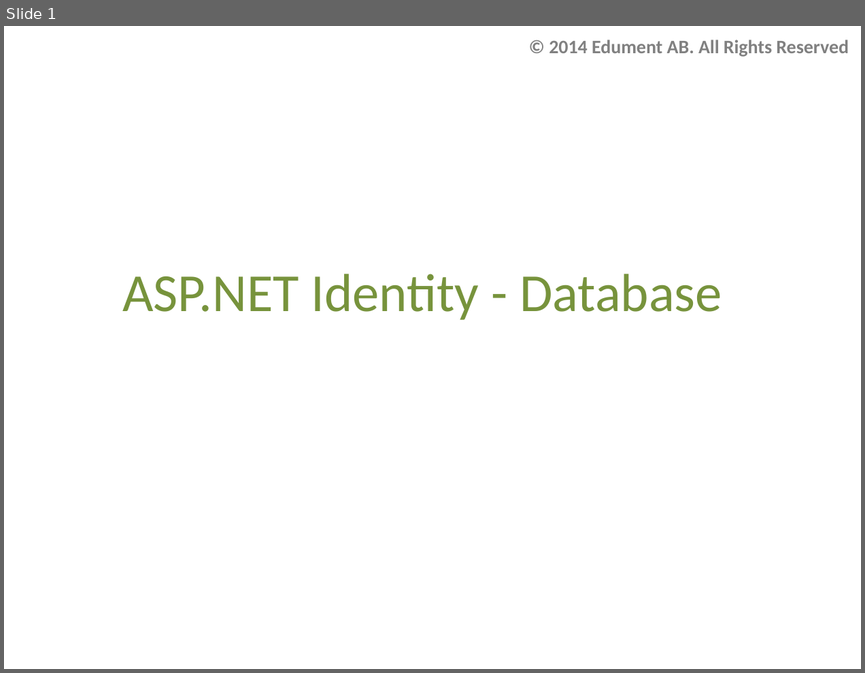
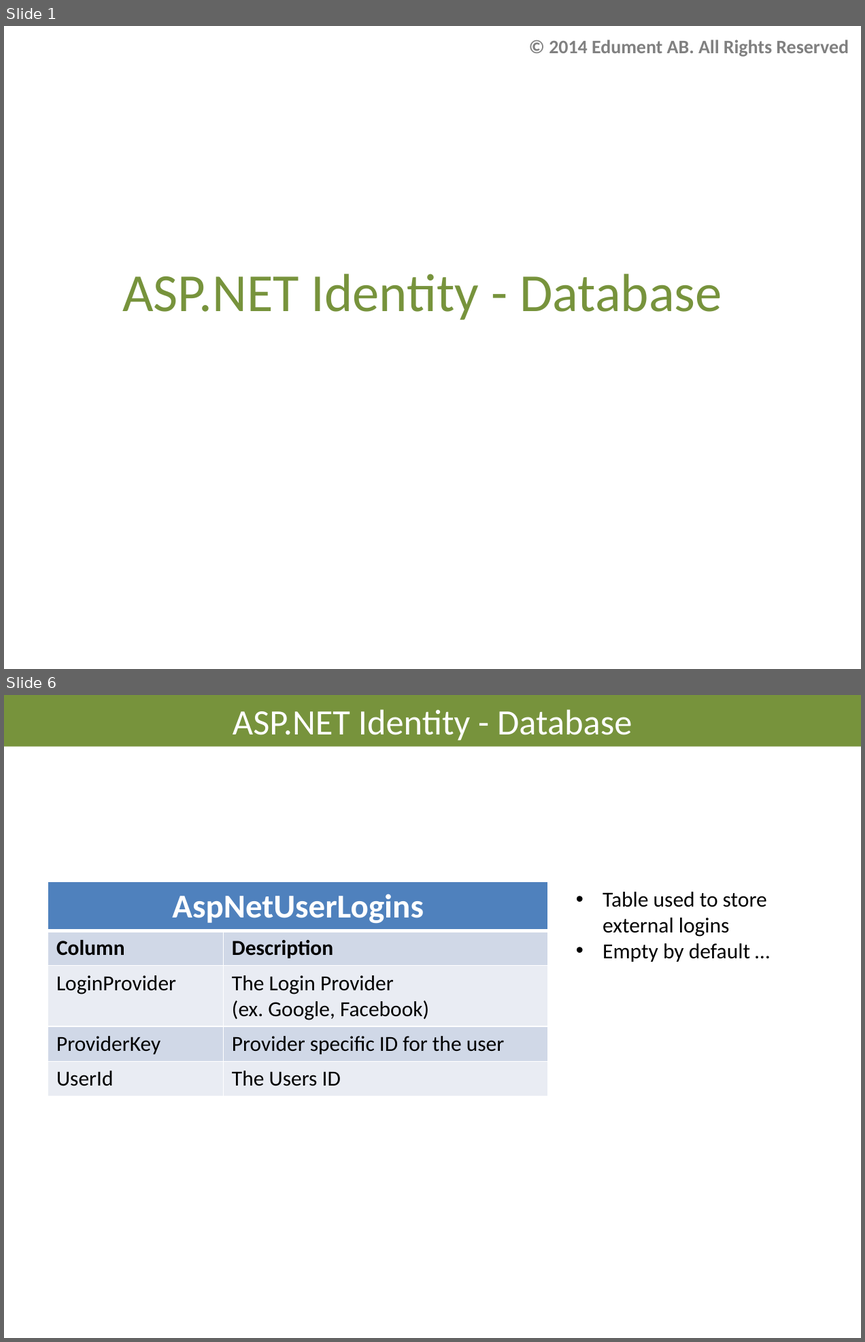
Before and after one commit to AndreasElffors/IdentityTemplate, a slide deck: Documents/Identity-Database.pptx. Shown one above the other, each under a label of ours: slide 1 before the commit, slides 1 and 6 after it; the slides between them are not shown. The pictures are 865x673 and 865x1342 pixels, drawn with LibreOffice and Linux fonts; fonts in the diff are those of the drawing; background and template pictures are left out. Boxes give left, top, right and bottom in pixels: in the first picture for what was removed or moved away, otherwise in the second. Text is boxed around its words. In the diff, an @@ line names an element or a change of style, - is before the commit and + after.

```diff
--- a/Documents/Identity-Database.pptx
+++ b/Documents/Identity-Database.pptx
@@ slide 6 added at box(4, 695, 861, 1338), background #FFFFFF @@
@@ title added at box(4, 695, 861, 747), fill #77933C, 30 pt, text #FFFFFF @@
+ASP.NET Identity - Database
@@ table added at box(48, 882, 548, 1094), 5 rows, 2 columns @@
+AspNetUserLogins | 
+Column | Description
+LoginProvider | The Login Provider (ex. Google, Facebook)
+ProviderKey | Provider specific ID for the user
+UserId | The Users ID
@@ text added at box(602, 892, 767, 962), 18 pt, text #000000 @@
+• Table used to store external logins
+• Empty by default …
```
Also in this commit, not shown: 3 slides changed, 3 other slides added, 5 slides removed, 3 other files.
